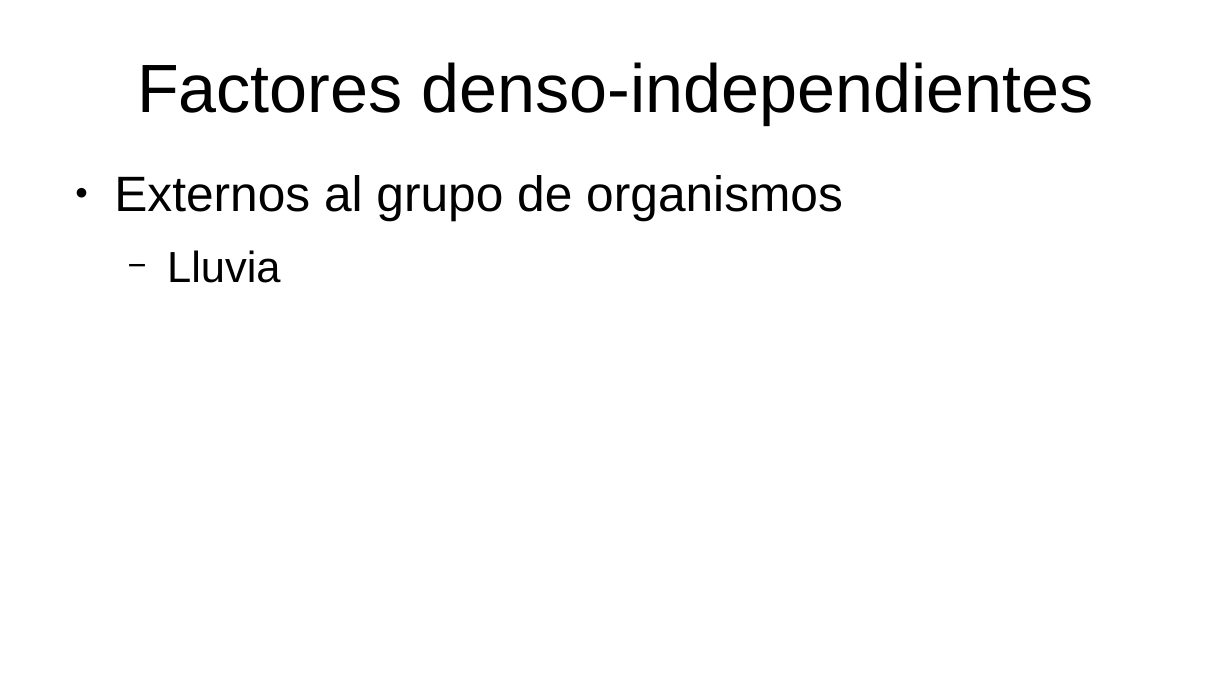
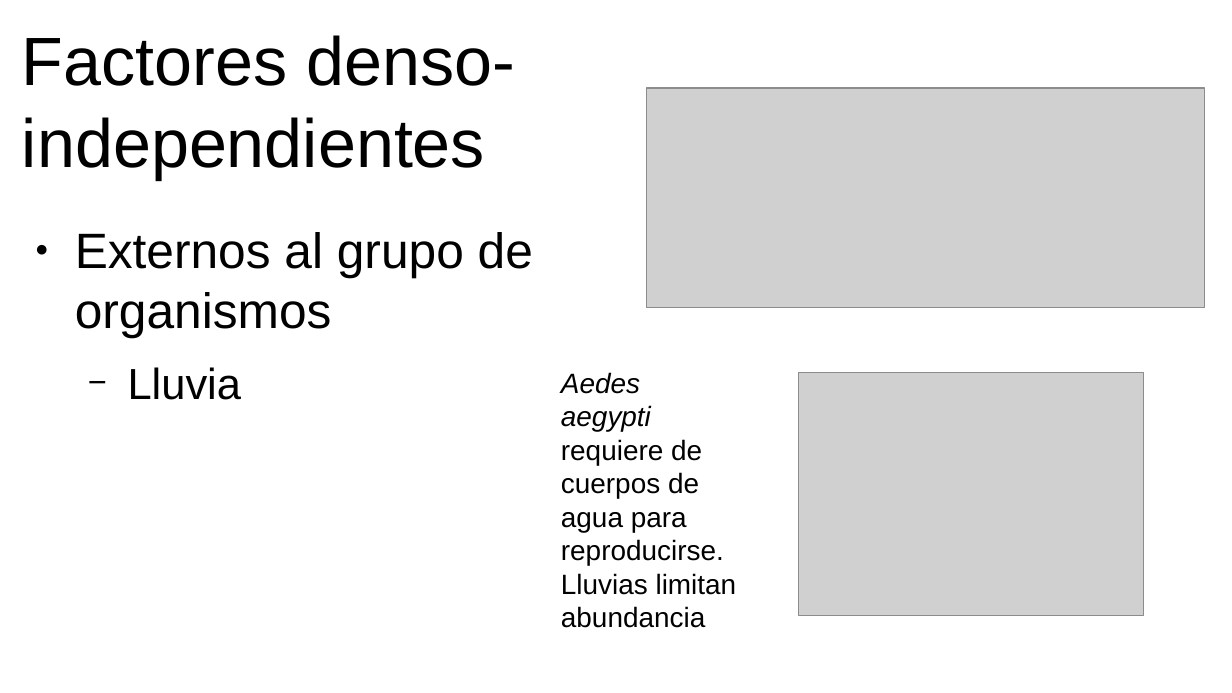
Before and after one commit to gerardommc/Ecologia-poblaciones, a slide deck: slide 4 of Unidad-2/Regulacion-poblaciones.odp (slide 7 before the commit). Drawn at 1232x693 pixels with LibreOffice and Linux fonts; fonts in the diff are those of the drawing; grey boxes stand for pictures. Boxes give left, top, right and bottom in pixels: in the first picture for what was removed or moved away, otherwise in the second. Text is boxed around its words. In the diff, an @@ line names an element or a change of style, - is before the commit and + after.

```diff
--- a/Unidad-2/Regulacion-poblaciones.odp
+++ b/Unidad-2/Regulacion-poblaciones.odp
@@ title "Factores denso-independientes": place and size @@
-title "Factores denso-independientes" at [137,62,1094,125]
+title "Factores denso-independientes" at [22,35,515,180]
@@ title "Factores denso-independientes" at [22,35,515,180]: alignment centre to left @@
@@ picture added at [647,88,1205,309] @@
@@ text "Externos al grupo de organismos" rewrapped from [114,175,843,283] to [75,232,533,400] @@
@@ text added at [561,372,737,628], 18 pt, text #000000 @@
+Aedes aegypti requiere de cuerpos de agua para reproducirse. Lluvias limitan abundancia
@@ picture added at [799,373,1145,617] @@
```
Also in this commit, not shown: 5 other slides changed, 12 slides added, 1 slide removed, 5 other files.
